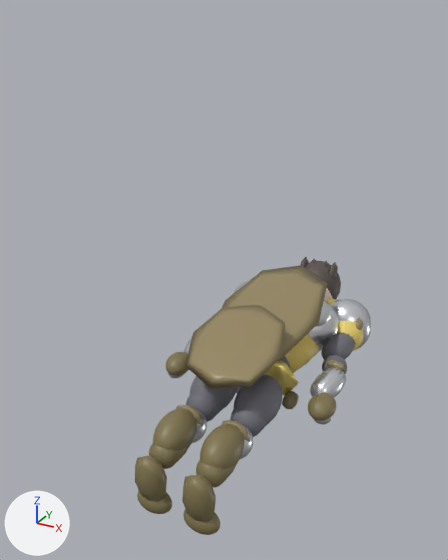
Renders of the glTF model models/player_gold.glb from each side of a commit.
Rendered twice from a 50 mm lens placed at (1.26, -1.77, 1.97), pointed at (-0.11, 0.73, 0.72). Lighting does not change. The marker at lower left points along +X, +Y and +Z. The picture after the commit comes second.

Names of what the first picture shows: 'ArmL', 'Body', 'LegL', 'LegR' and 1 more.
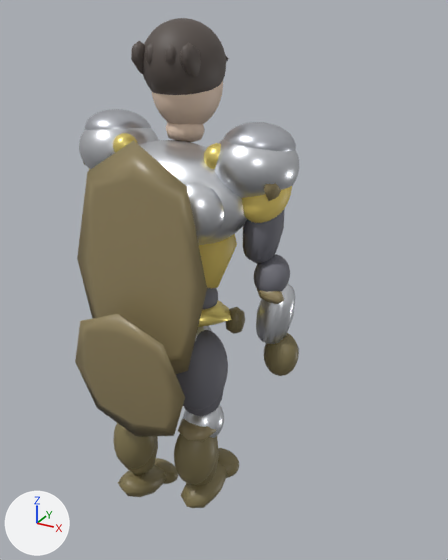
The change, as a diff of the scene's bpy script:
```diff
--- a/models/player_gold.glb.py
+++ b/models/player_gold.glb.py
@@ ob_body @@
 ob_body = bpy.data.objects.new('Body', me_cube)
-ob_body.location = (0.0, 0.0, 0.009)
-ob_body.rotation_euler = (-1.431, 0.0, 0.0)  # degrees (-82, 0, 0)
+ob_body.location = (0.0, 0.0, -0.031)
+ob_body.rotation_euler = (-0.14, 0.0, 0.0)  # degrees (-8, 0, 0)
 ob_body.scale = (0.3, 0.17, 0.3)
@@ ob_arml @@
 ob_arml.location = (1.0, 0.0, 4.867)
-ob_arml.scale = (0.333, 0.647, 0.367)
+ob_arml.rotation_euler = (0.257, 0.0, 0.0)  # degrees (15, 0, 0)
+ob_arml.scale = (0.333, 0.636, 0.386)
@@ ob_legl @@
 ob_legl.location = (0.433, 0.0, 2.8)
-ob_legl.scale = (3.33, 5.88, 3.33)
+ob_legl.rotation_euler = (0.121, 0.0, 0.0)  # degrees (6.9, 0, 0)
+ob_legl.scale = (3.33, 5.86, 3.37)
@@ ob_legr @@
 ob_legr.location = (-0.433, 0.0, 2.8)
-ob_legr.scale = (3.33, 5.88, 3.33)
+ob_legr.rotation_euler = (-0.121, 0.0, 0.0)  # degrees (-6.9, 0, 0)
+ob_legr.scale = (3.33, 5.86, 3.37)
```

What differs and where, as boxes [x1, y1, x2, y2] in the pictures (448 x 560 px):
'Body', moved, turned: before [185, 257, 371, 409]; after [75, 18, 299, 437]
'LegL', moved, turned, rescaled: before [182, 375, 282, 535]; after [174, 330, 239, 508]
'ArmL', moved, turned, rescaled: before [308, 320, 364, 425]; after [242, 186, 299, 376]
'LegR', moved, turned, rescaled: before [135, 376, 237, 514]; after [113, 423, 178, 497]
'ArmR', moved, turned (not visible afterwards): before [166, 338, 192, 378]
